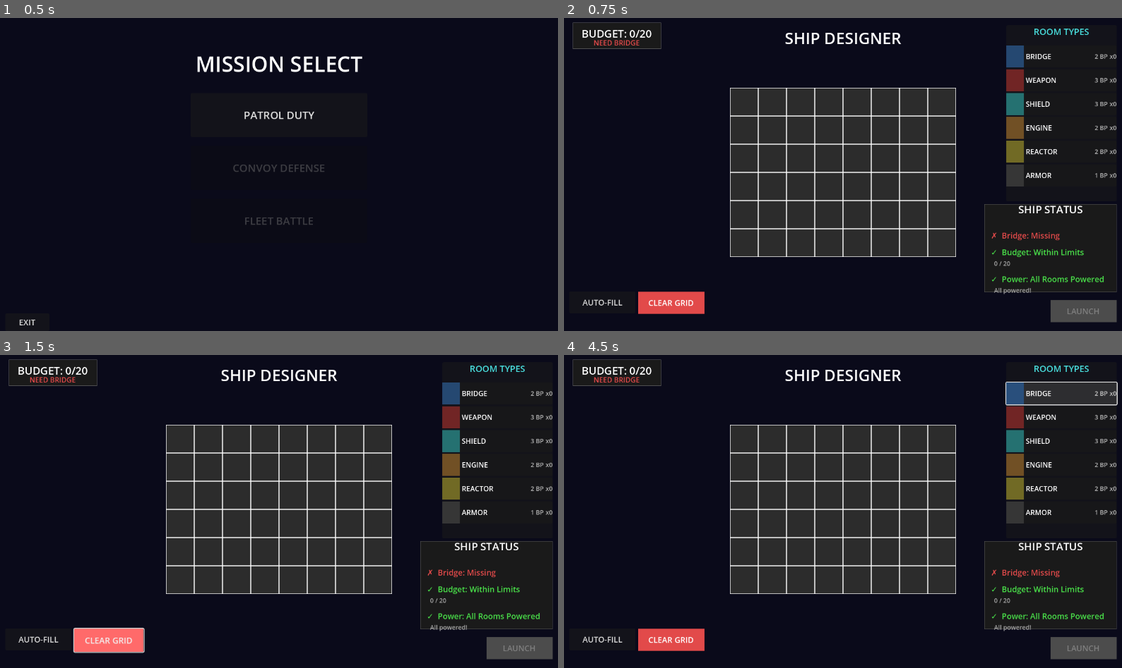
Above: before the commit, frames 1-4 (two rows, left to right).
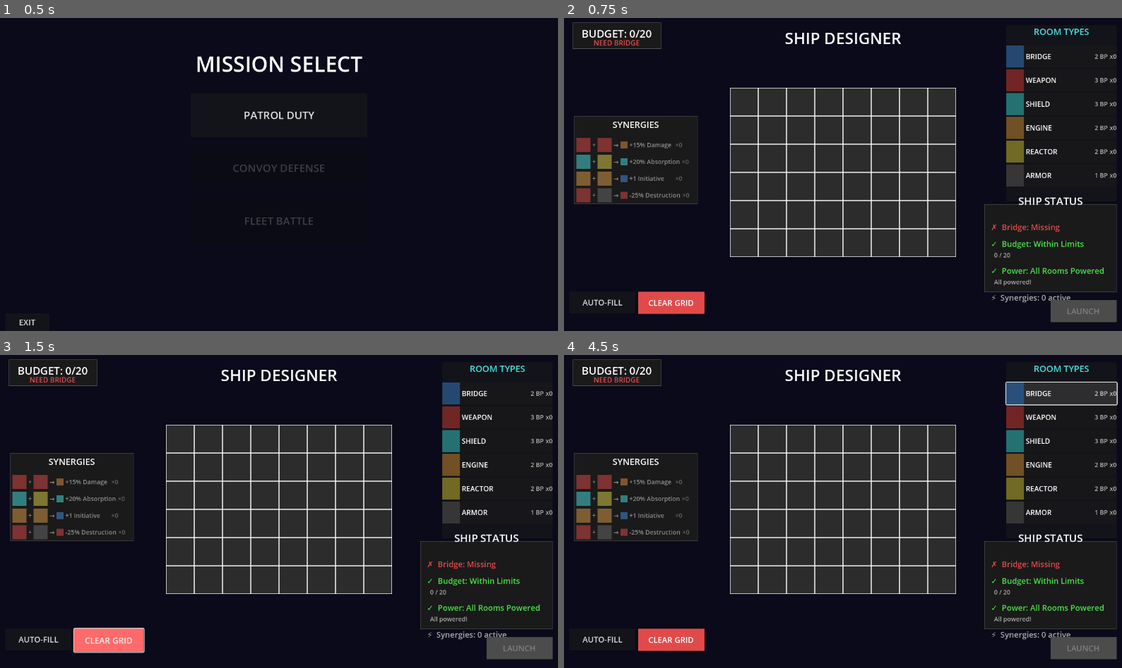
Above: after the commit, the same moments.

Repository: cautiouskurns/Startship-Designer
Game: Godot game, scene res://scenes/mission/MissionSelect.tscn
The game is run twice, just before and just after one commit, with the same random seed, the same clock (stepped at 60 frames per second) and the same inputs.
Inputs (mouse positions are in pixels of both pictures, inside the frame that each line leads up to):
- Up to frame 1 (0.5 s): no input
- Up to frame 2 (0.75 s): click "PATROL DUTY" at 0.5 s
- Up to frame 3 (1.5 s): click "CLEAR GRID" at 1.25 s
- Up to frame 4 (4.5 s): click "AUTO-FILL" at 2 s; click "LAUNCH" at 2.75 s; click "REDESIGN" at 3.5 s; click (1060, 392) at 4.25 s

Frame 1 is identical in both runs. In frame 2, 3.3% of the frame differs, in the area x 1-97%, y 31-91%; in frame 3, 3.3%; in frame 4, 3.3%.

Commit message:
Add synergy system with UI components for displaying synergy status and bonuses

Diff:
--- a/scenes/designer/ShipDesigner.tscn
+++ b/scenes/designer/ShipDesigner.tscn
@@ -1,8 +1,9 @@
-[gd_scene load_steps=10 format=3 uid="uid://bh4cmg1gk2fmf"]
+[gd_scene load_steps=11 format=3 uid="uid://bh4cmg1gk2fmf"]
 
 [ext_resource type="Script" uid="uid://doyaokjn1138s" path="res://scripts/designer/ShipDesigner.gd" id="1"]
 [ext_resource type="PackedScene" path="res://scenes/designer/components/RoomPalettePanel.tscn" id="2"]
 [ext_resource type="PackedScene" path="res://scenes/designer/components/ShipStatusPanel.tscn" id="3"]
+[ext_resource type="PackedScene" path="res://scenes/designer/components/SynergyGuidePanel.tscn" id="4"]
 
 [sub_resource type="StyleBoxFlat" id="StyleBoxFlat_budget"]
 bg_color = Color(0.101961, 0.101961, 0.101961, 1)
@@ -120,6 +121,17 @@
 grow_horizontal = 0
 grow_vertical = 0
 
+[node name="SynergyGuidePanel" parent="." instance=ExtResource("4")]
+layout_mode = 1
+anchors_preset = 2
+anchor_top = 1.0
+anchor_bottom = 1.0
+offset_left = 31.0
+offset_top = -488.0
+offset_right = 311.0
+offset_bottom = -288.0
+grow_vertical = 0
+
 [node name="ClearGridButton" type="Button" parent="."]
 layout_mode = 0
 offset_left = 176.0
--- a/scenes/designer/components/ShipStatusPanel.tscn
+++ b/scenes/designer/components/ShipStatusPanel.tscn
@@ -110,3 +110,20 @@
 theme_override_colors/font_color = Color(0.666667, 0.666667, 0.666667, 1)
 theme_override_font_sizes/font_size = 14
 text = "  All powered!"
+
+[node name="SynergyStatusRow" type="VBoxContainer" parent="VBoxContainer/MarginContainer/Content"]
+layout_mode = 2
+theme_override_constants/separation = 3
+
+[node name="StatusLine" type="HBoxContainer" parent="VBoxContainer/MarginContainer/Content/SynergyStatusRow"]
+layout_mode = 2
+
+[node name="SynergyIconLabel" type="Label" parent="VBoxContainer/MarginContainer/Content/SynergyStatusRow/StatusLine"]
+layout_mode = 2
+theme_override_font_sizes/font_size = 18
+text = "⚡"
+
+[node name="SynergyTextLabel" type="Label" parent="VBoxContainer/MarginContainer/Content/SynergyStatusRow/StatusLine"]
+layout_mode = 2
+theme_override_font_sizes/font_size = 18
+text = " Synergies: 0 active"
--- /dev/null
+++ b/scenes/designer/components/SynergyGuidePanel.tscn
@@ -0,0 +1,62 @@
+[gd_scene load_steps=3 format=3 uid="uid://synergy_guide_panel"]
+
+[ext_resource type="Script" path="res://scripts/designer/SynergyGuidePanel.gd" id="1"]
+[ext_resource type="PackedScene" uid="uid://synergy_row" path="res://scenes/designer/components/SynergyRow.tscn" id="2"]
+
+[sub_resource type="StyleBoxFlat" id="StyleBoxFlat_panel"]
+bg_color = Color(0.101961, 0.101961, 0.101961, 1)
+border_width_left = 1
+border_width_top = 1
+border_width_right = 1
+border_width_bottom = 1
+border_color = Color(0.290196, 0.290196, 0.290196, 1)
+
+[node name="SynergyGuidePanel" type="Panel"]
+custom_minimum_size = Vector2(280, 200)
+offset_right = 280.0
+offset_bottom = 200.0
+theme_override_styles/panel = SubResource("StyleBoxFlat_panel")
+script = ExtResource("1")
+
+[node name="VBoxContainer" type="VBoxContainer" parent="."]
+layout_mode = 1
+anchors_preset = 15
+anchor_right = 1.0
+anchor_bottom = 1.0
+grow_horizontal = 2
+grow_vertical = 2
+theme_override_constants/separation = 8
+
+[node name="MarginContainer" type="MarginContainer" parent="VBoxContainer"]
+layout_mode = 2
+theme_override_constants/margin_left = 10
+theme_override_constants/margin_top = 10
+theme_override_constants/margin_right = 10
+theme_override_constants/margin_bottom = 10
+
+[node name="Content" type="VBoxContainer" parent="VBoxContainer/MarginContainer"]
+layout_mode = 2
+theme_override_constants/separation = 6
+
+[node name="HeaderLabel" type="Label" parent="VBoxContainer/MarginContainer/Content"]
+layout_mode = 2
+theme_override_colors/font_color = Color(1, 1, 1, 1)
+theme_override_font_sizes/font_size = 20
+text = "SYNERGIES"
+horizontal_alignment = 1
+
+[node name="Spacer" type="Control" parent="VBoxContainer/MarginContainer/Content"]
+custom_minimum_size = Vector2(0, 5)
+layout_mode = 2
+
+[node name="FireRateRow" parent="VBoxContainer/MarginContainer/Content" instance=ExtResource("2")]
+layout_mode = 2
+
+[node name="ShieldCapacityRow" parent="VBoxContainer/MarginContainer/Content" instance=ExtResource("2")]
+layout_mode = 2
+
+[node name="InitiativeRow" parent="VBoxContainer/MarginContainer/Content" instance=ExtResource("2")]
+layout_mode = 2
+
+[node name="DurabilityRow" parent="VBoxContainer/MarginContainer/Content" instance=ExtResource("2")]
+layout_mode = 2
--- /dev/null
+++ b/scenes/designer/components/SynergyRow.tscn
@@ -0,0 +1,56 @@
+[gd_scene load_steps=2 format=3 uid="uid://synergy_row"]
+
+[ext_resource type="Script" path="res://scripts/designer/SynergyRow.gd" id="1"]
+
+[node name="SynergyRow" type="HBoxContainer"]
+custom_minimum_size = Vector2(260, 32)
+offset_right = 260.0
+offset_bottom = 32.0
+theme_override_constants/separation = 4
+script = ExtResource("1")
+
+[node name="RoomIcon1" type="ColorRect" parent="."]
+custom_minimum_size = Vector2(32, 32)
+layout_mode = 2
+color = Color(1, 1, 1, 1)
+
+[node name="PlusLabel" type="Label" parent="."]
+layout_mode = 2
+theme_override_colors/font_color = Color(1, 1, 1, 1)
+theme_override_font_sizes/font_size = 14
+text = "+"
+vertical_alignment = 1
+
+[node name="RoomIcon2" type="ColorRect" parent="."]
+custom_minimum_size = Vector2(32, 32)
+layout_mode = 2
+color = Color(1, 1, 1, 1)
+
+[node name="ArrowLabel" type="Label" parent="."]
+layout_mode = 2
+theme_override_colors/font_color = Color(1, 1, 1, 1)
+theme_override_font_sizes/font_size = 14
+text = "→"
+vertical_alignment = 1
+
+[node name="SynergyIndicator" type="ColorRect" parent="."]
+custom_minimum_size = Vector2(16, 16)
+layout_mode = 2
+size_flags_vertical = 4
+color = Color(1, 1, 1, 1)
+
+[node name="BonusLabel" type="Label" parent="."]
+custom_minimum_size = Vector2(100, 0)
+layout_mode = 2
+theme_override_colors/font_color = Color(1, 1, 1, 1)
+theme_override_font_sizes/font_size = 14
+text = "+15% Damage"
+vertical_alignment = 1
+
+[node name="CountLabel" type="Label" parent="."]
+custom_minimum_size = Vector2(30, 0)
+layout_mode = 2
+theme_override_colors/font_color = Color(0.666667, 0.666667, 0.666667, 1)
+theme_override_font_sizes/font_size = 14
+text = "×0"
+vertical_alignment = 1
--- a/scripts/combat/Combat.gd
+++ b/scripts/combat/Combat.gd
@@ -252,18 +252,65 @@
 	var player_engines = player_data.count_powered_room_type(RoomData.RoomType.ENGINE)
 	var enemy_engines = enemy_data.count_powered_room_type(RoomData.RoomType.ENGINE)
 
+	# Apply synergy bonuses (Engine+Engine gives +1 initiative)
+	var player_synergies = player_data.calculate_synergy_bonuses()
+	var enemy_synergies = enemy_data.calculate_synergy_bonuses()
+
+	player_engines += player_synergies["counts"][RoomData.SynergyType.INITIATIVE]
+	enemy_engines += enemy_synergies["counts"][RoomData.SynergyType.INITIATIVE]
+
 	# Higher engine count shoots first, player wins ties
 	return player_engines >= enemy_engines
 
 ## Calculate damage dealt by attacker
 func _calculate_damage(attacker: ShipData) -> int:
 	var weapons = attacker.count_powered_room_type(RoomData.RoomType.WEAPON)
-	return weapons * 10
+	var base_damage = weapons * 10
+
+	# Apply synergy bonuses (Weapon+Weapon gives +15% damage per weapon in synergy)
+	var synergies = attacker.calculate_synergy_bonuses()
+	var room_synergies = synergies["room_synergies"]
+
+	# Count how many weapons have FIRE_RATE synergy
+	var weapons_with_synergy = 0
+	for y in range(attacker.grid.size()):
+		for x in range(attacker.grid[y].size()):
+			var room_type = attacker.grid[y][x]
+			if room_type == RoomData.RoomType.WEAPON and attacker.is_room_powered(x, y):
+				var pos = Vector2i(x, y)
+				if pos in room_synergies:
+					if RoomData.SynergyType.FIRE_RATE in room_synergies[pos]:
+						weapons_with_synergy += 1
+
+	# Add 15% bonus damage for each weapon with synergy
+	var synergy_damage = int(weapons_with_synergy * 10 * 0.15)
+	return base_damage + synergy_damage
 
 ## Calculate shield absorption for defender
 func _calculate_shield_absorption(defender: ShipData, damage: int) -> int:
 	var shields = defender.count_powered_room_type(RoomData.RoomType.SHIELD)
-	return min(damage, shields * 15)
+	var base_absorption = shields * 15
+
+	# Apply synergy bonuses (Shield+Reactor gives +20% absorption per shield in synergy)
+	var synergies = defender.calculate_synergy_bonuses()
+	var room_synergies = synergies["room_synergies"]
+
+	# Count how many shields have SHIELD_CAPACITY synergy
+	var shields_with_synergy = 0
+	for y in range(defender.grid.size()):
+		for x in range(defender.grid[y].size()):
+			var room_type = defender.grid[y][x]
+			if room_type == RoomData.RoomType.SHIELD and defender.is_room_powered(x, y):
+				var pos = Vector2i(x, y)
+				if pos in room_synergies:
+					if RoomData.SynergyType.SHIELD_CAPACITY in room_synergies[pos]:
+						shields_with_synergy += 1
+
+	# Add 20% bonus absorption for each shield with synergy
+	var synergy_absorption = int(shields_with_synergy * 15 * 0.20)
+	var total_absorption = base_absorption + synergy_absorption
+
+	return min(damage, total_absorption)
 
 ## Spawn floating damage number above target ship
 func _spawn_damage_number(net_damage: int, _total_damage: int, shield_absorption: int, is_player_target: bool):
@@ -313,6 +360,10 @@
 	# Track if any reactors were destroyed
 	var reactor_destroyed = false
 
+	# Get synergy data for DURABILITY bonus
+	var synergies = defender.calculate_synergy_bonuses()
+	var room_synergies = synergies["room_synergies"]
+
 	# Get all active room positions, excluding Bridge initially
 	var active_rooms = []
 	for pos in defender.get_active_room_positions():
@@ -326,9 +377,20 @@
 		# Pick random room
 		var index = randi() % active_rooms.size()
 		var pos = active_rooms[index]
+		var room_type = defender.grid[pos.y][pos.x]
+
+		# Check if this weapon has DURABILITY synergy (25% chance to resist destruction)
+		if room_type == RoomData.RoomType.WEAPON:
+			if pos in room_synergies:
+				if RoomData.SynergyType.DURABILITY in room_synergies[pos]:
+					# 25% chance to resist destruction
+					if randf() < 0.25:
+						# Weapon resisted destruction, try another room
+						active_rooms.remove_at(index)
+						continue
 
 		# Check if this is a reactor
-		if defender.grid[pos.y][pos.x] == RoomData.RoomType.REACTOR:
+		if room_type == RoomData.RoomType.REACTOR:
 			reactor_destroyed = true
 
 		# Destroy it (data)
--- a/scripts/data/ShipData.gd
+++ b/scripts/data/ShipData.gd
@@ -388,3 +388,70 @@
 	ship.calculate_power_grid()
 
 	return ship
+
+## Calculate synergy bonuses based on adjacent compatible rooms
+## Returns a Dictionary with synergy counts and per-room bonuses
+func calculate_synergy_bonuses() -> Dictionary:
+	var synergy_counts = {
+		RoomData.SynergyType.FIRE_RATE: 0,
+		RoomData.SynergyType.SHIELD_CAPACITY: 0,
+		RoomData.SynergyType.INITIATIVE: 0,
+		RoomData.SynergyType.DURABILITY: 0
+	}
+
+	# Track synergies per room position for damage/absorption bonuses
+	# Key: Vector2i(x,y), Value: Array of SynergyTypes affecting this room
+	var room_synergies = {}
+
+	var checked_pairs = {}
+
+	# Check each room for synergies with adjacent rooms
+	for y in range(grid.size()):
+		for x in range(grid[y].size()):
+			var room_type = grid[y][x]
+			if room_type == RoomData.RoomType.EMPTY:
+				continue
+
+			# Check right and down only to avoid counting same pair twice
+			var adjacent_checks = [
+				Vector2i(x + 1, y),  # Right
+				Vector2i(x, y + 1)   # Down
+			]
+
+			for adj_pos in adjacent_checks:
+				# Check bounds
+				if adj_pos.y < 0 or adj_pos.y >= grid.size() or adj_pos.x < 0 or adj_pos.x >= grid[adj_pos.y].size():
+					continue
+
+				var adj_room_type = grid[adj_pos.y][adj_pos.x]
+				if adj_room_type == RoomData.RoomType.EMPTY:
+					continue
+
+				var synergy_type = RoomData.get_synergy_type(room_type, adj_room_type)
+				if synergy_type == RoomData.SynergyType.NONE:
+					continue
+
+				# Create unique key for this pair to avoid duplicates
+				var pair_key = "%d,%d-%d,%d" % [x, y, adj_pos.x, adj_pos.y]
+				if pair_key in checked_pairs:
+					continue
+
+				checked_pairs[pair_key] = true
+				synergy_counts[synergy_type] += 1
+
+				# Track which rooms are affected by this synergy
+				var pos_a = Vector2i(x, y)
+				var pos_b = Vector2i(adj_pos.x, adj_pos.y)
+
+				if not (pos_a in room_synergies):
+					room_synergies[pos_a] = []
+				if not (pos_b in room_synergies):
+					room_synergies[pos_b] = []
+
+				room_synergies[pos_a].append(synergy_type)
+				room_synergies[pos_b].append(synergy_type)
+
+	return {
+		"counts": synergy_counts,
+		"room_synergies": room_synergies
+	}
--- a/scripts/designer/ShipDesigner.gd
+++ b/scripts/designer/ShipDesigner.gd
@@ -35,6 +35,9 @@
 
 ## Ship status panel
 @onready var ship_status_panel: ShipStatusPanel = $ShipStatusPanel
+
+## Synergy guide panel
+@onready var synergy_guide_panel: SynergyGuidePanel = $SynergyGuidePanel
 
 ## Cost indicator label
 @onready var cost_indicator: Label = $CostIndicator
@@ -174,6 +177,10 @@
 	var unpowered_count = count_unpowered_rooms()
 	ship_status_panel.update_power_status(unpowered_count)
 
+	# Update Synergy status
+	var synergy_count = count_synergies()
+	ship_status_panel.update_synergy_status(synergy_count)
+
 ## Get color for remaining budget based on value
 func _get_remaining_color(remaining: int) -> Color:
 	if remaining > 5:
@@ -223,6 +230,20 @@
 
 	return unpowered_count
 
+## Count number of active synergies
+func count_synergies() -> int:
+	# Create temporary ShipData to calculate synergies
+	var temp_ship = ShipData.from_designer_grid(grid_tiles)
+	var synergy_bonuses = temp_ship.calculate_synergy_bonuses()
+	var synergy_counts = synergy_bonuses["counts"]
+
+	# Sum all synergy types
+	var total = 0
+	for synergy_type in synergy_counts:
+		total += synergy_counts[synergy_type]
+
+	return total
+
 ## Check if a room can be placed at given position
 func can_place_room_at(room_type: RoomData.RoomType, x: int, y: int, current_type: RoomData.RoomType) -> bool:
 	# Can't place EMPTY (that's for clearing)
@@ -375,6 +396,11 @@
 
 				# Mark as created
 				created_synergies[synergy_key] = true
+
+	# Update synergy guide panel with counts
+	var temp_ship = ShipData.from_designer_grid(grid_tiles)
+	var synergy_bonuses = temp_ship.calculate_synergy_bonuses()
+	synergy_guide_panel.update_synergy_counts(synergy_bonuses["counts"])
 
 ## Pulse power lines brightness and update cost indicator
 func _process(_delta):
--- a/scripts/designer/ShipStatusPanel.gd
+++ b/scripts/designer/ShipStatusPanel.gd
@@ -17,10 +17,15 @@
 @onready var power_text_label: Label = $VBoxContainer/MarginContainer/Content/PowerStatusRow/StatusLine/PowerTextLabel
 @onready var power_detail_label: Label = $VBoxContainer/MarginContainer/Content/PowerStatusRow/PowerDetailLabel
 
+## Synergy status elements
+@onready var synergy_icon_label: Label = $VBoxContainer/MarginContainer/Content/SynergyStatusRow/StatusLine/SynergyIconLabel
+@onready var synergy_text_label: Label = $VBoxContainer/MarginContainer/Content/SynergyStatusRow/StatusLine/SynergyTextLabel
+
 ## Colors
 const COLOR_GREEN = Color(0.290, 0.886, 0.290)  # #4AE24A
 const COLOR_YELLOW = Color(0.886, 0.831, 0.290)  # #E2D44A
 const COLOR_RED = Color(0.886, 0.290, 0.290)  # #E24A4A
+const COLOR_PURPLE = Color(0.627, 0.290, 0.886)  # #A04AE2
 const COLOR_GRAY = Color(0.666667, 0.666667, 0.666667)  # #AAAAAA
 
 ## Update bridge status
@@ -77,3 +82,19 @@
 		power_icon_label.add_theme_color_override("font_color", COLOR_YELLOW)
 		power_text_label.add_theme_color_override("font_color", COLOR_YELLOW)
 		power_detail_label.add_theme_color_override("font_color", COLOR_GRAY)
+
+## Update synergy status
+func update_synergy_status(synergy_count: int):
+	if synergy_count == 1:
+		synergy_text_label.text = " Synergies: 1 active"
+	else:
+		synergy_text_label.text = " Synergies: %d active" % synergy_count
+
+	if synergy_count > 0:
+		# Active synergies - purple
+		synergy_icon_label.add_theme_color_override("font_color", COLOR_PURPLE)
+		synergy_text_label.add_theme_color_override("font_color", COLOR_PURPLE)
+	else:
+		# No synergies - gray
+		synergy_icon_label.add_theme_color_override("font_color", COLOR_GRAY)
+		synergy_text_label.add_theme_color_override("font_color", COLOR_GRAY)
--- /dev/null
+++ b/scripts/designer/SynergyGuidePanel.gd
@@ -0,0 +1,48 @@
+extends Panel
+class_name SynergyGuidePanel
+
+## Panel displaying all synergy types with live counts
+
+## References to synergy rows
+@onready var fire_rate_row: SynergyRow = $VBoxContainer/MarginContainer/Content/FireRateRow
+@onready var shield_capacity_row: SynergyRow = $VBoxContainer/MarginContainer/Content/ShieldCapacityRow
+@onready var initiative_row: SynergyRow = $VBoxContainer/MarginContainer/Content/InitiativeRow
+@onready var durability_row: SynergyRow = $VBoxContainer/MarginContainer/Content/DurabilityRow
+
+func _ready():
+	# Configure each row with its synergy type
+	fire_rate_row.setup(
+		RoomData.SynergyType.FIRE_RATE,
+		RoomData.RoomType.WEAPON,
+		RoomData.RoomType.WEAPON,
+		"+15% Damage"
+	)
+
+	shield_capacity_row.setup(
+		RoomData.SynergyType.SHIELD_CAPACITY,
+		RoomData.RoomType.SHIELD,
+		RoomData.RoomType.REACTOR,
+		"+20% Absorption"
+	)
+
+	initiative_row.setup(
+		RoomData.SynergyType.INITIATIVE,
+		RoomData.RoomType.ENGINE,
+		RoomData.RoomType.ENGINE,
+		"+1 Initiative"
+	)
+
+	durability_row.setup(
+		RoomData.SynergyType.DURABILITY,
+		RoomData.RoomType.WEAPON,
+		RoomData.RoomType.ARMOR,
+		"-25% Destruction"
+	)
+
+## Update synergy counts from ShipData synergy calculation
+func update_synergy_counts(synergy_counts: Dictionary):
+	# Update each row with its count
+	fire_rate_row.update_count(synergy_counts.get(RoomData.SynergyType.FIRE_RATE, 0))
+	shield_capacity_row.update_count(synergy_counts.get(RoomData.SynergyType.SHIELD_CAPACITY, 0))
+	initiative_row.update_count(synergy_counts.get(RoomData.SynergyType.INITIATIVE, 0))
+	durability_row.update_count(synergy_counts.get(RoomData.SynergyType.DURABILITY, 0))
--- /dev/null
+++ b/scripts/designer/SynergyRow.gd
@@ -0,0 +1,49 @@
+extends HBoxContainer
+class_name SynergyRow
+
+## Visual row showing a synergy type with live count
+
+## References to child nodes
+@onready var room_icon_1: ColorRect = $RoomIcon1
+@onready var room_icon_2: ColorRect = $RoomIcon2
+@onready var synergy_indicator: ColorRect = $SynergyIndicator
+@onready var bonus_label: Label = $BonusLabel
+@onready var count_label: Label = $CountLabel
+
+## The synergy type this row represents
+var synergy_type: RoomData.SynergyType = RoomData.SynergyType.NONE
+
+## Colors
+const COLOR_CYAN = Color(0.290, 0.886, 0.886)  # #4AE2E2 for active counts
+const COLOR_GRAY = Color(0.666667, 0.666667, 0.666667)  # #AAAAAA for inactive counts
+
+## Setup the row with synergy configuration
+func setup(synergy: RoomData.SynergyType, room_a: RoomData.RoomType, room_b: RoomData.RoomType, bonus_text: String):
+	synergy_type = synergy
+
+	# Set room icon colors
+	room_icon_1.color = RoomData.get_color(room_a)
+	room_icon_2.color = RoomData.get_color(room_b)
+
+	# Set synergy indicator color
+	synergy_indicator.color = RoomData.get_synergy_color(synergy)
+
+	# Set bonus text
+	bonus_label.text = bonus_text
+
+	# Initialize with 0 count (inactive state)
+	update_count(0)
+
+## Update the count display and visual state
+func update_count(count: int):
+	# Update count text
+	count_label.text = "×%d" % count
+
+	if count > 0:
+		# Active state: full opacity, cyan count
+		modulate.a = 1.0
+		count_label.add_theme_color_override("font_color", COLOR_CYAN)
+	else:
+		# Inactive state: 50% opacity, gray count
+		modulate.a = 0.5
+		count_label.add_theme_color_override("font_color", COLOR_GRAY)
Not shown, added: scripts/designer/SynergyGuidePanel.gd.uid
Not shown, added: scripts/designer/SynergyRow.gd.uid
